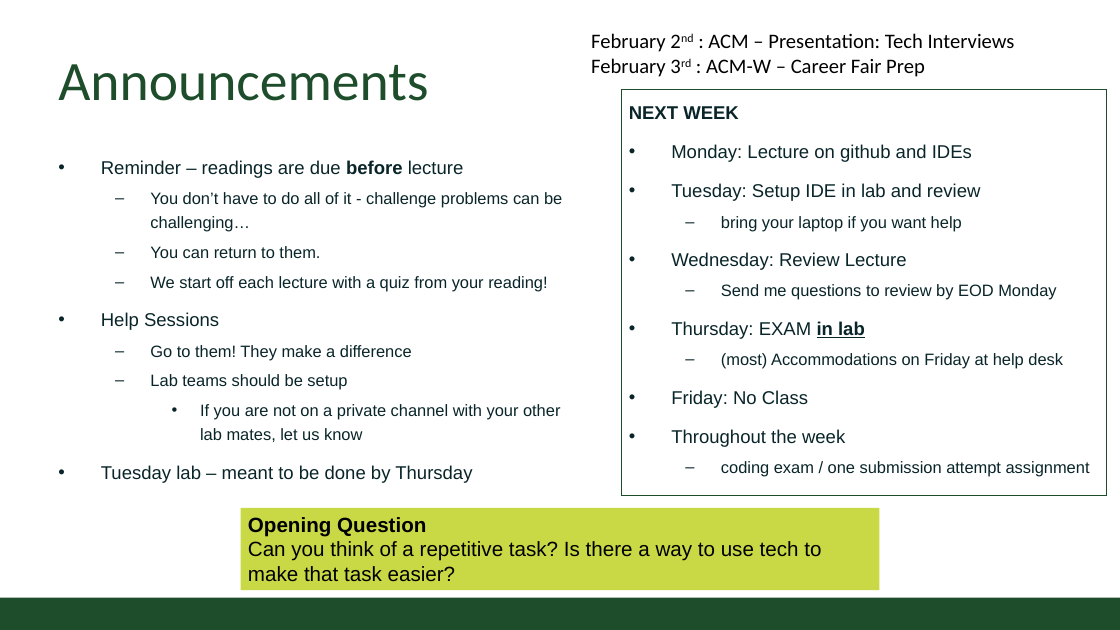
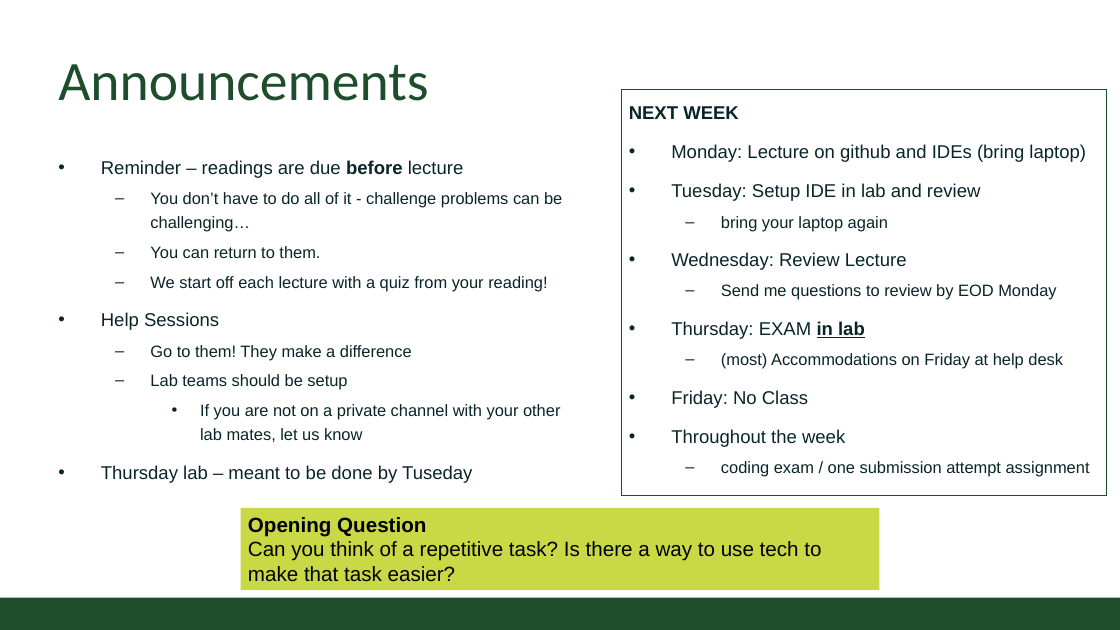
Before and after one commit to CSU-CompSci-CS163-4/Handouts, a slide deck: slide 2 of slides/On-Campus/03_02_Loops.pptx. Drawn at 1120x630 pixels with LibreOffice and Linux fonts; fonts in the diff are those of the drawing; background and template pictures are left out. Boxes give left, top, right and bottom in pixels: in the first picture for what was removed or moved away, otherwise in the second. Text is boxed around its words. In the diff, an @@ line names an element or a change of style, - is before the commit and + after.

```diff
--- a/slides/On-Campus/03_02_Loops.pptx
+++ b/slides/On-Campus/03_02_Loops.pptx
@@ text removed at [591, 33, 1015, 77] @@
-February 2nd : ACM – Presentation: Tech Interviews
-February 3rd : ACM-W – Career Fair Prep
@@ text in rectangle at [671, 144, 1086, 162]: text changed @@
-• Monday: Lecture on github and IDEs
+• Monday: Lecture on github and IDEs (bring laptop)
@@ text in rectangle at [721, 216, 888, 231]: text changed @@
-  – bring your laptop if you want help
+  – bring your laptop again
@@ text at [101, 465, 472, 483]: text changed @@
-• Tuesday lab – meant to be done by Thursday
+• Thursday lab – meant to be done by Tuseday
```
Also in this commit, not shown: 2 other files.
